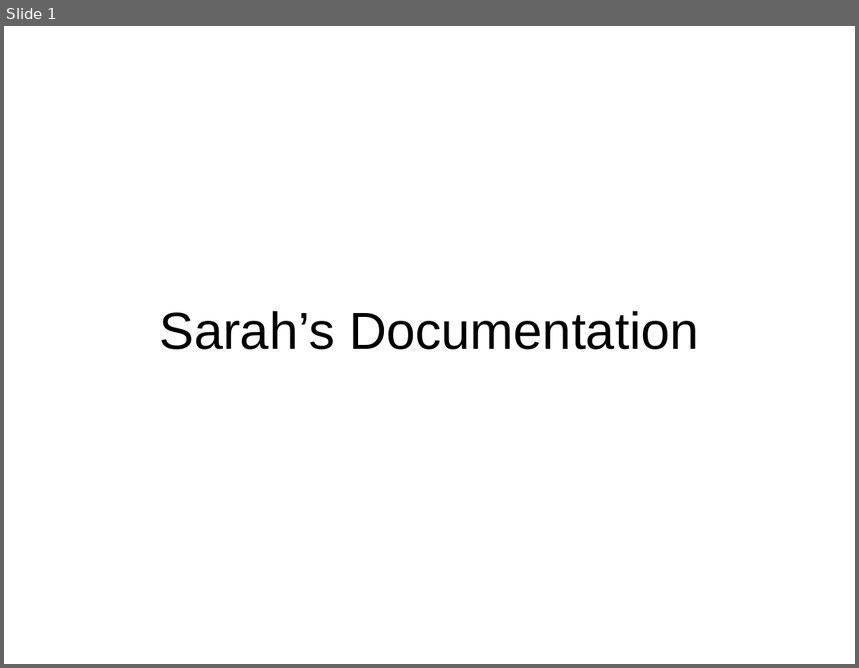
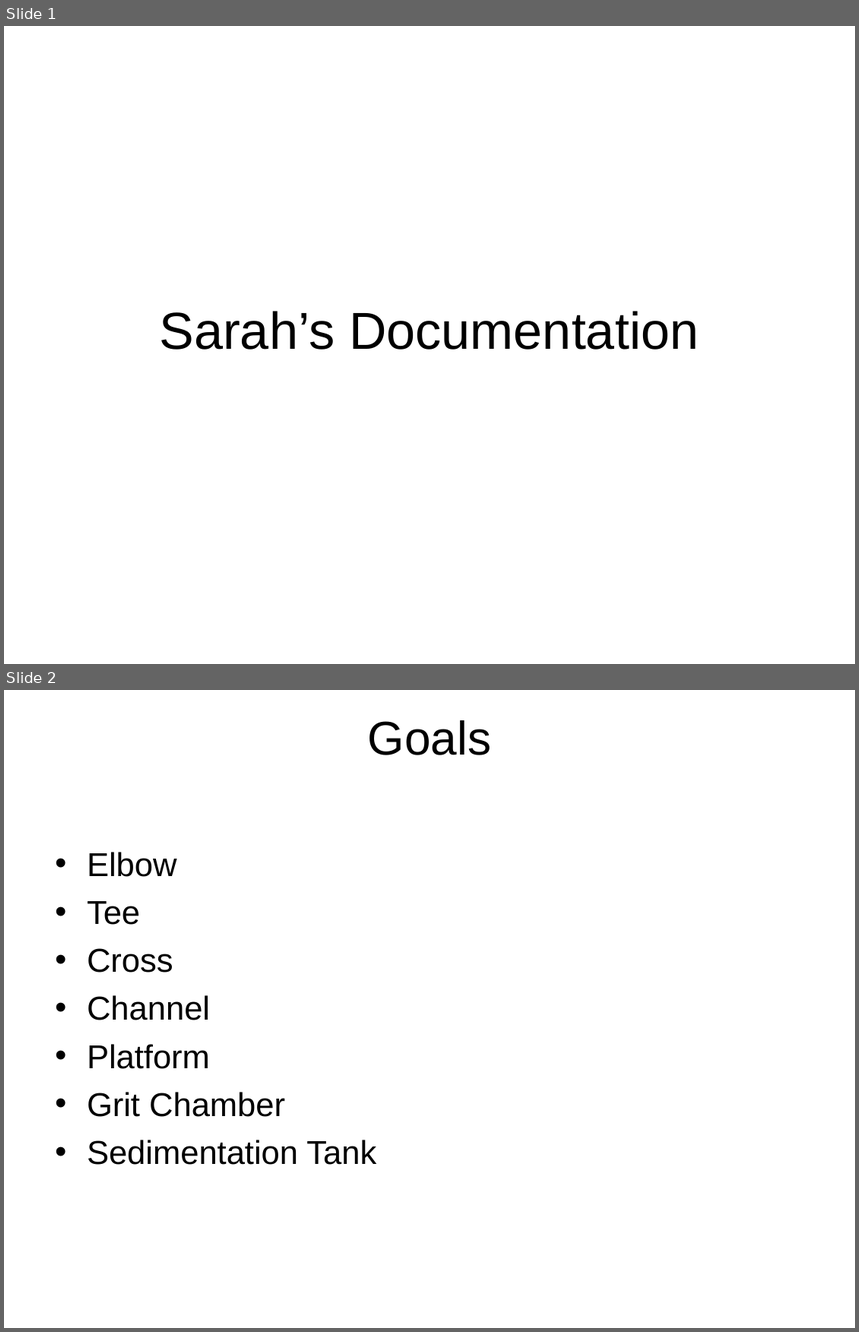
Before and after one commit to AguaClara/mathcad, a slide deck: Automated Design/AutoCAD Help (Documentation)/Sarah’s Documentation.ppt. Shown one above the other, each under a label of ours: slide 1 before the commit, slides 1 and 2 after it. The pictures are 859x668 and 859x1332 pixels, drawn with LibreOffice and Linux fonts; fonts in the diff are those of the drawing. Boxes give left, top, right and bottom in pixels: in the first picture for what was removed or moved away, otherwise in the second. Text is boxed around its words. In the diff, an @@ line names an element or a change of style, - is before the commit and + after.

```diff
--- a/Automated Design/AutoCAD Help (Documentation)/Sarah’s Documentation.ppt
+++ b/Automated Design/AutoCAD Help (Documentation)/Sarah’s Documentation.ppt
@@ slide 2 added at [4, 690, 855, 1328], background #FFFFFF @@
@@ title added at [368, 720, 491, 755], 40 pt, text #000000 @@
+Goals
@@ text added at [87, 852, 376, 1165], 28 pt, text #000000 @@
+• Elbow
+• Tee
+• Cross
+• Channel
+• Platform
+• Grit Chamber
+• Sedimentation Tank
```
Also in this commit, not shown: 1 slide changed, 1 slide removed.
